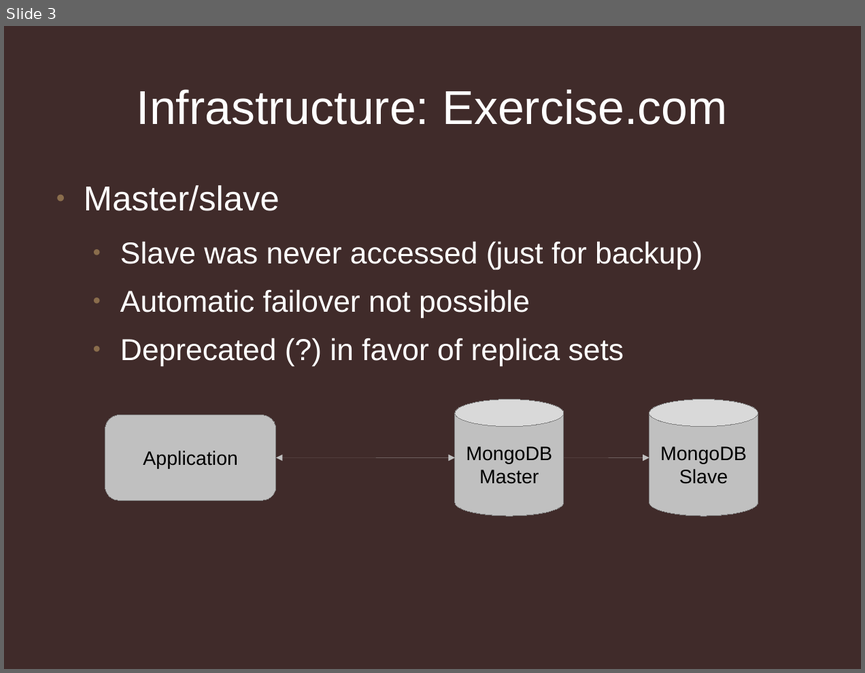
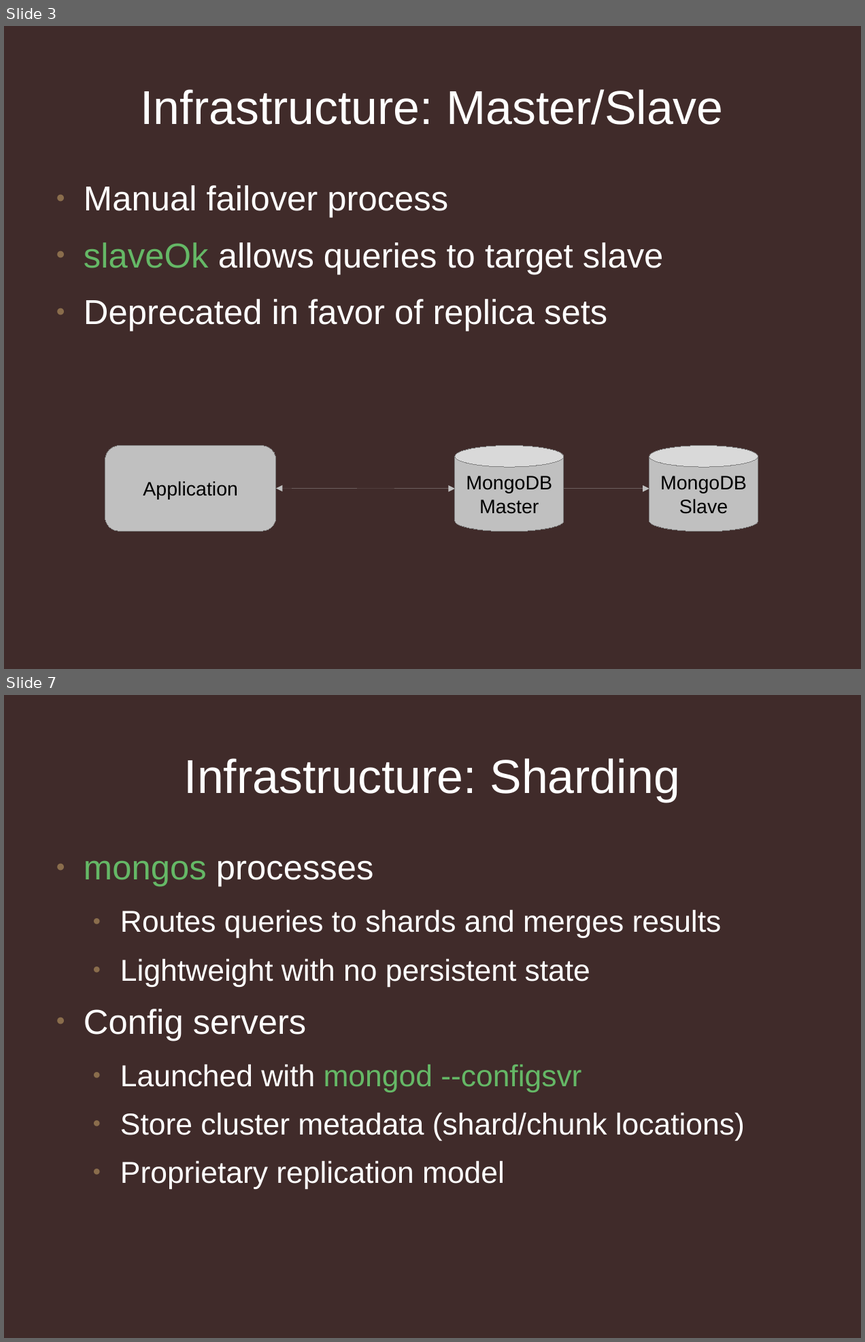
Before and after one commit to jmikola/slides, a slide deck: 20120607-symfony_live/using_mongodb_responsibly.odp. Shown one above the other, each under a label of ours: slide 3 before the commit, slides 3 and 7 after it; the slides between them are not shown. The pictures are 865x673 and 865x1342 pixels, drawn with LibreOffice and Linux fonts; fonts in the diff are those of the drawing; background and template pictures are left out. Boxes give left, top, right and bottom in pixels: in the first picture for what was removed or moved away, otherwise in the second. Text is boxed around its words. In the diff, an @@ line names an element or a change of style, - is before the commit and + after.

```diff
--- a/20120607-symfony_live/using_mongodb_responsibly.odp
+++ b/20120607-symfony_live/using_mongodb_responsibly.odp
@@ slide 7 added at (x1=4, y1=695, x2=861, y2=1338), background #402B2A @@
@@ title added at (x1=184, y1=758, x2=679, y2=802), 44 pt, text #FFFFFF @@
+Infrastructure: Sharding
@@ text added at (x1=84, y1=860, x2=745, y2=1189), 28 pt, text #FFFFFF @@
+● mongos processes
+  ● Routes queries to shards and merges results
+  ● Lightweight with no persistent state
+● Config servers
+  ● Launched with mongod --configsvr
+  ● Store cluster metadata (shard/chunk locations)
+  ● Proprietary replication model
@@ slide 3 changed as well @@
@@ title at (x1=141, y1=89, x2=723, y2=125): text changed @@
-Infrastructure: Exercise.com
+Infrastructure: Master/Slave
@@ text at (x1=84, y1=185, x2=664, y2=331): text changed; size 28 to 32 pt @@
-● Master/slave
-  ● Slave was never accessed (just for backup)
-  ● Automatic failover not possible
-  ● Deprecated (?) in favor of replica sets
+● Manual failover process
+● slaveOk allows queries to target slave
+● Deprecated in favor of replica sets
@@ cylinder "MongoDB Master" resized from (x1=455, y1=399, x2=564, y2=516) to (x1=455, y1=445, x2=564, y2=531) @@
@@ cylinder "MongoDB Slave" resized from (x1=649, y1=399, x2=758, y2=516) to (x1=649, y1=445, x2=758, y2=531) @@
@@ 1 rounded rectangle, 1 arrow, 1 double arrow moved together from (x1=105, y1=415, x2=649, y2=500) to (x1=105, y1=445, x2=649, y2=531) @@
```
Also in this commit, not shown: 7 other slides changed, 39 other slides added, 1 slide removed, 3 other files.
